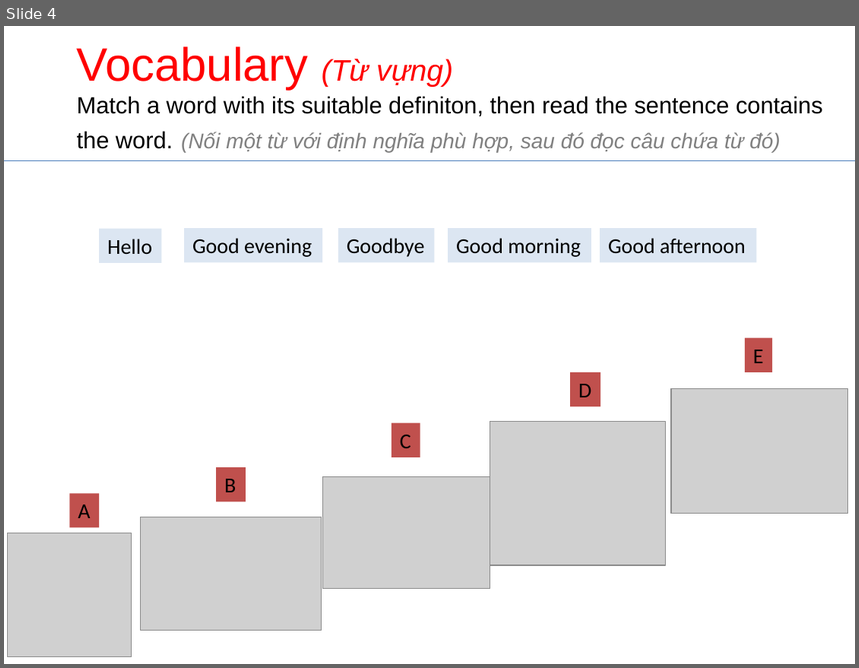
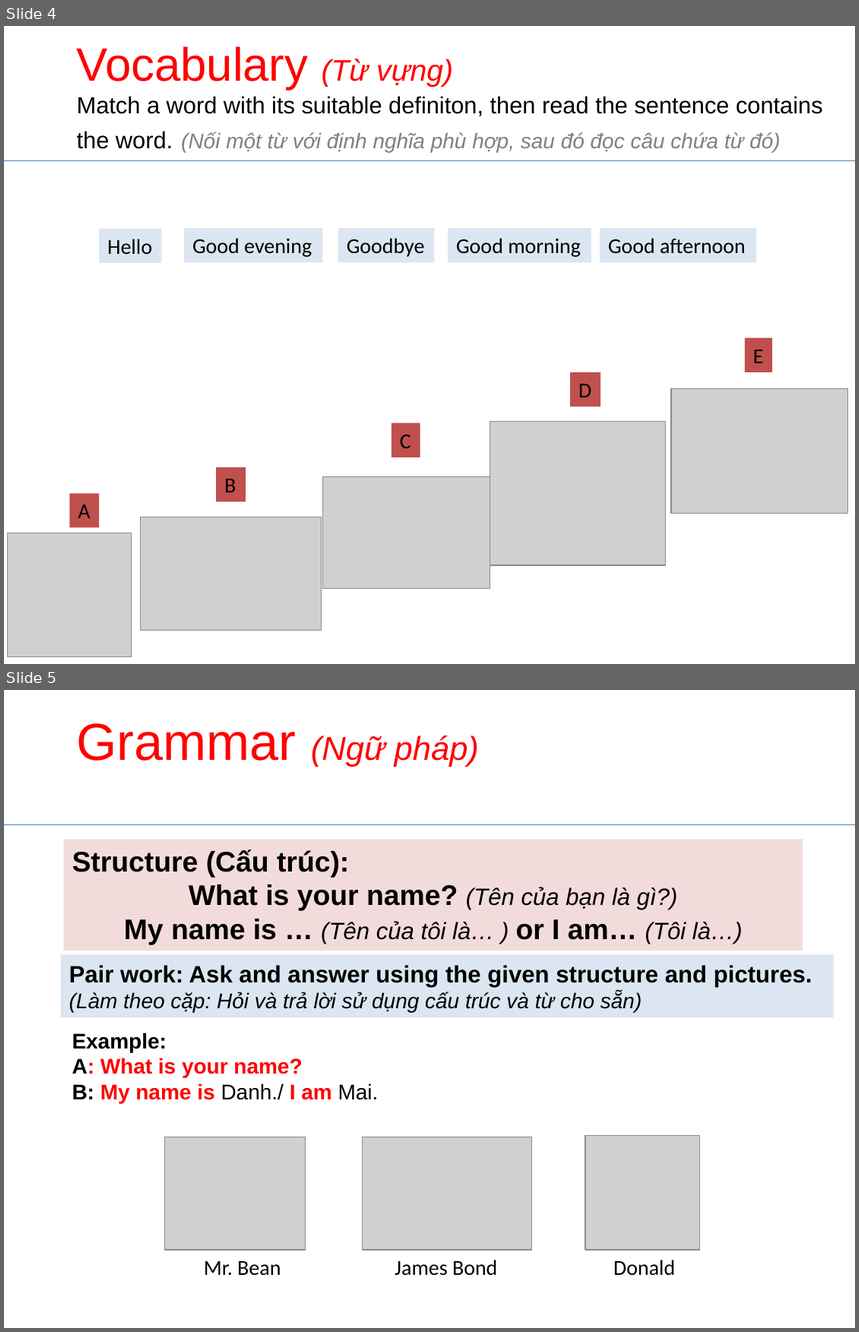
Before and after one commit to danhnguyenviet/uit-dissertation, a slide deck: documents/courseware/INTRODUCTION.pptx. Shown one above the other, each under a label of ours: slide 4 before the commit, slides 4 and 5 after it. The pictures are 859x668 and 859x1332 pixels, drawn with LibreOffice and Linux fonts; fonts in the diff are those of the drawing; grey boxes stand for pictures. Boxes give left, top, right and bottom in pixels: in the first picture for what was removed or moved away, otherwise in the second. Text is boxed around its words. In the diff, an @@ line names an element or a change of style, - is before the commit and + after.

```diff
--- a/documents/courseware/INTRODUCTION.pptx
+++ b/documents/courseware/INTRODUCTION.pptx
@@ slide 5 added at [4, 690, 855, 1328], background #FFFFFF @@
@@ title added at [77, 723, 479, 767], 28 pt, text #FF0000, italic @@
+Grammar (Ngữ pháp)
@@ line added from (4, 825) to (855, 825), #4B7EBC 0.75 pt @@
@@ rectangle added at [63, 839, 804, 951], fill #F2DCDB, 24 pt, text #000000, bold @@
+Structure (Cấu trúc):
+What is your name? (Tên của bạn là gì?)
+My name is … (Tên của tôi là… ) or I am… (Tôi là…)
@@ rectangle added at [61, 954, 834, 1018], fill #DCE6F2, 20 pt, text #000000, bold @@
+Pair work: Ask and answer using the given structure and pictures.
+(Làm theo cặp: Hỏi và trả lời sử dụng cấu trúc và từ cho sẵn)
@@ text added at [72, 1033, 379, 1103], 18 pt, text #FF0000, bold @@
+Example:
+A: What is your name?
+B: My name is Danh./ I am Mai.
@@ picture added at [165, 1137, 305, 1250] @@
@@ picture added at [363, 1137, 531, 1250] @@
@@ picture added at [585, 1136, 699, 1250] @@
@@ text added at [204, 1262, 281, 1276], 18 pt, text #000000 @@
+Mr. Bean
@@ text added at [395, 1260, 497, 1276], 18 pt, text #000000 @@
+James Bond
@@ text added at [614, 1260, 675, 1276], 18 pt, text #000000 @@
+Donald
```
Also in this commit, not shown: 3 other slides added, 2 other files.
